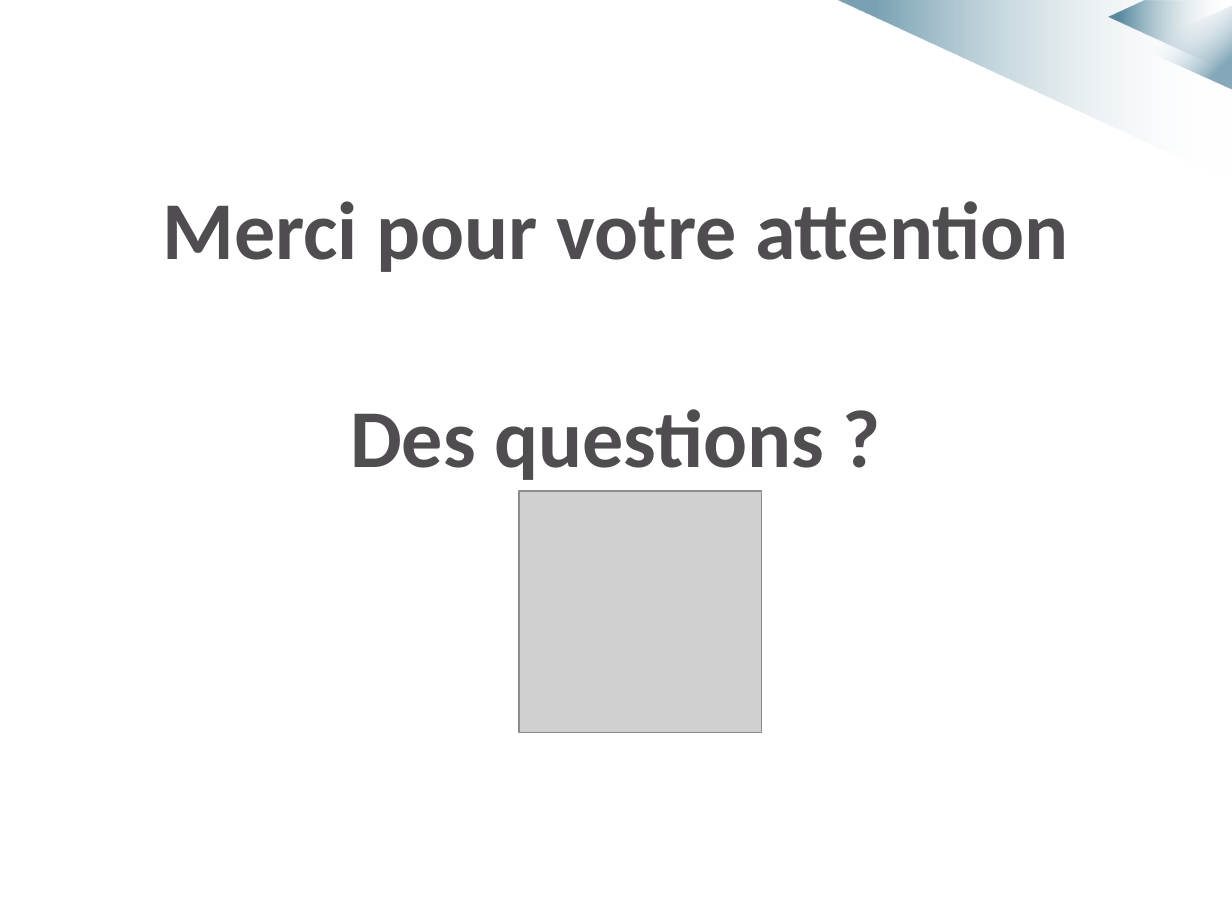
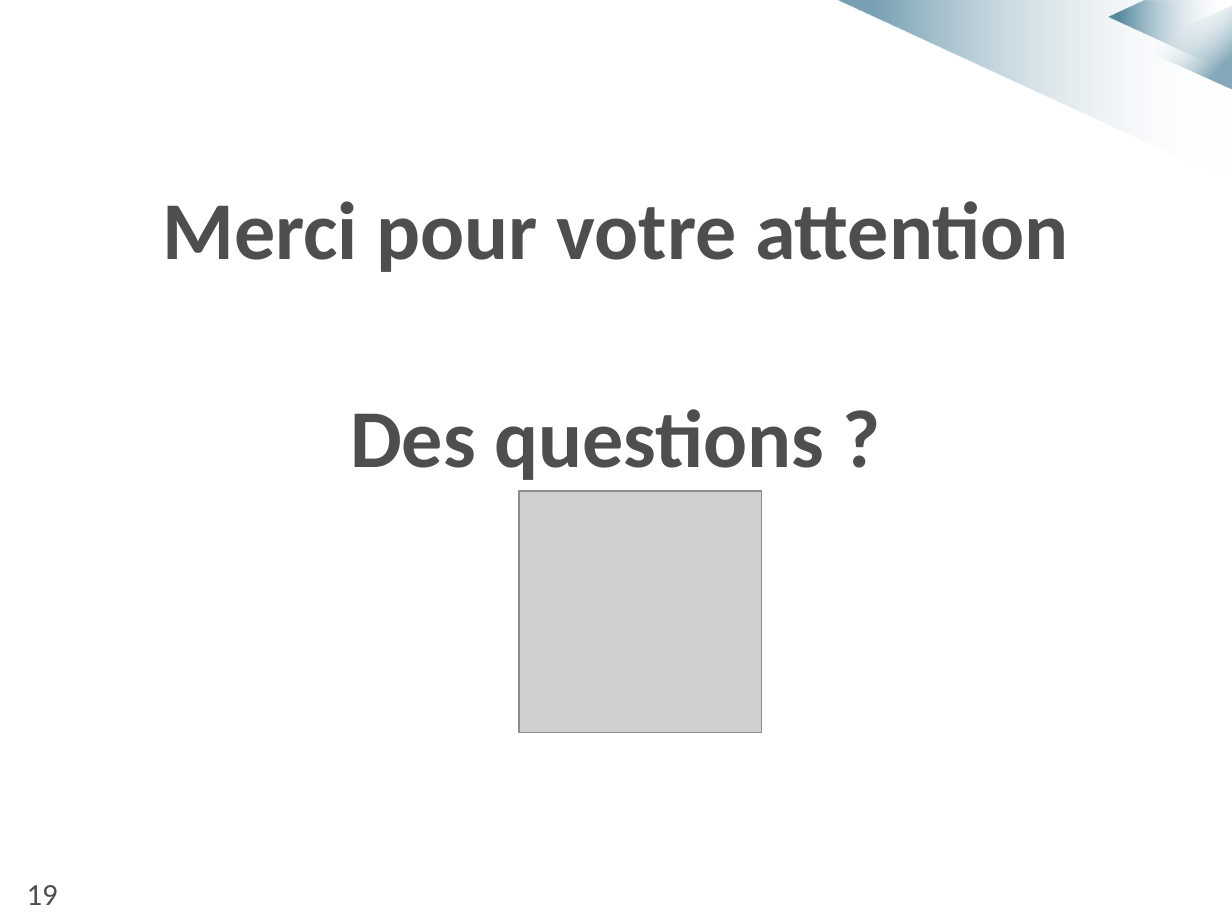
Before and after one commit to MarvynPannetier/ACSinternship, a slide deck: slide 20 of Diapo_soutenance_anim.pptx. Drawn at 1232x924 pixels with LibreOffice and Linux fonts; fonts in the diff are those of the drawing; grey boxes stand for pictures; background and template pictures are left out. Boxes give left, top, right and bottom in pixels: in the first picture for what was removed or moved away, otherwise in the second. Text is boxed around its words. In the diff, an @@ line names an element or a change of style, - is before the commit and + after.

```diff
--- a/Diapo_soutenance_anim.pptx
+++ b/Diapo_soutenance_anim.pptx
@@ text added at box(27, 885, 58, 905), 18 pt, text #4F4D50 @@
+19
```
Also in this commit, not shown: 18 other slides changed, 1 other file.
